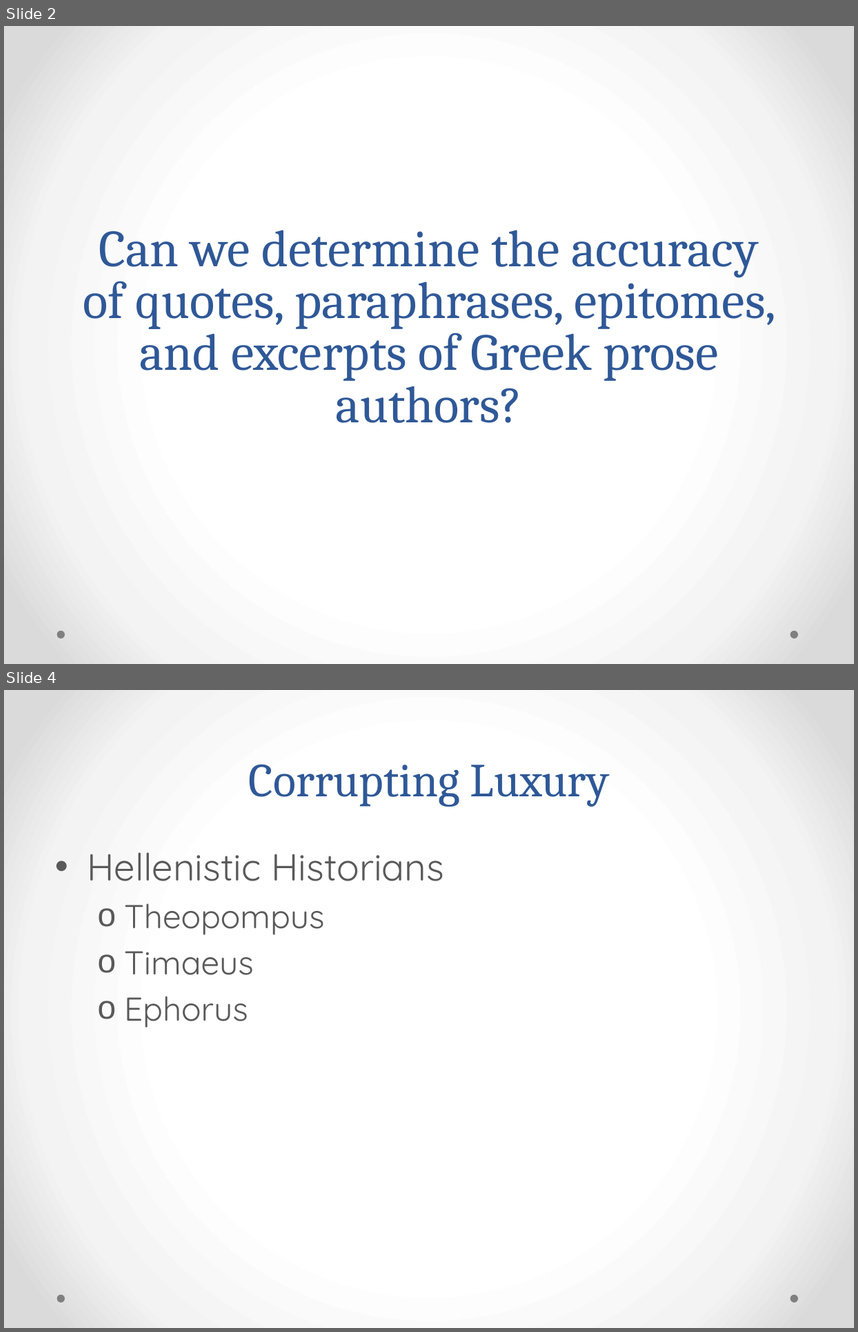
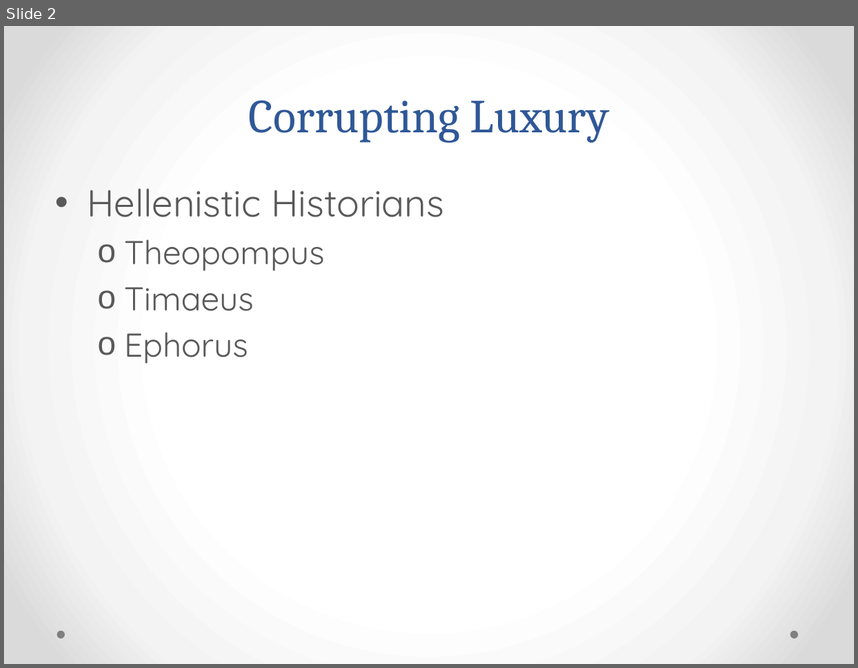
Before and after one commit to rgorman/syntacto_stylistics, a slide deck: Presentations/UNL/murray_feb-3.pptx. Shown one above the other, each under a label of ours: slides 2 and 4 before the commit, slide 2 after it; the slides between them are not shown. The pictures are 858x1332 and 858x668 pixels, drawn with LibreOffice and Linux fonts; fonts in the diff are those of the drawing. Boxes give left, top, right and bottom in pixels: in the first picture for what was removed or moved away, otherwise in the second. Text is boxed around its words. In the diff, an @@ line names an element or a change of style, - is before the commit and + after.

```diff
--- a/Presentations/UNL/murray_feb-3.pptx
+++ b/Presentations/UNL/murray_feb-3.pptx
@@ slide 2 removed at [4, 26, 854, 664], background gradient #FFFFFF to #F4F4F4 to #DADADA; not listed: 2 template elements that a slide beside it also shows @@
@@ title removed at [83, 230, 776, 423] @@
-Can we determine the accuracy of quotes, paraphrases, epitomes, and excerpts of Greek prose authors?
@@ what was slide 4 is now slide 2 @@
```
Also in this commit, not shown: 2 slides changed, 36 slides added, 2 other slides removed, 3 other files.
